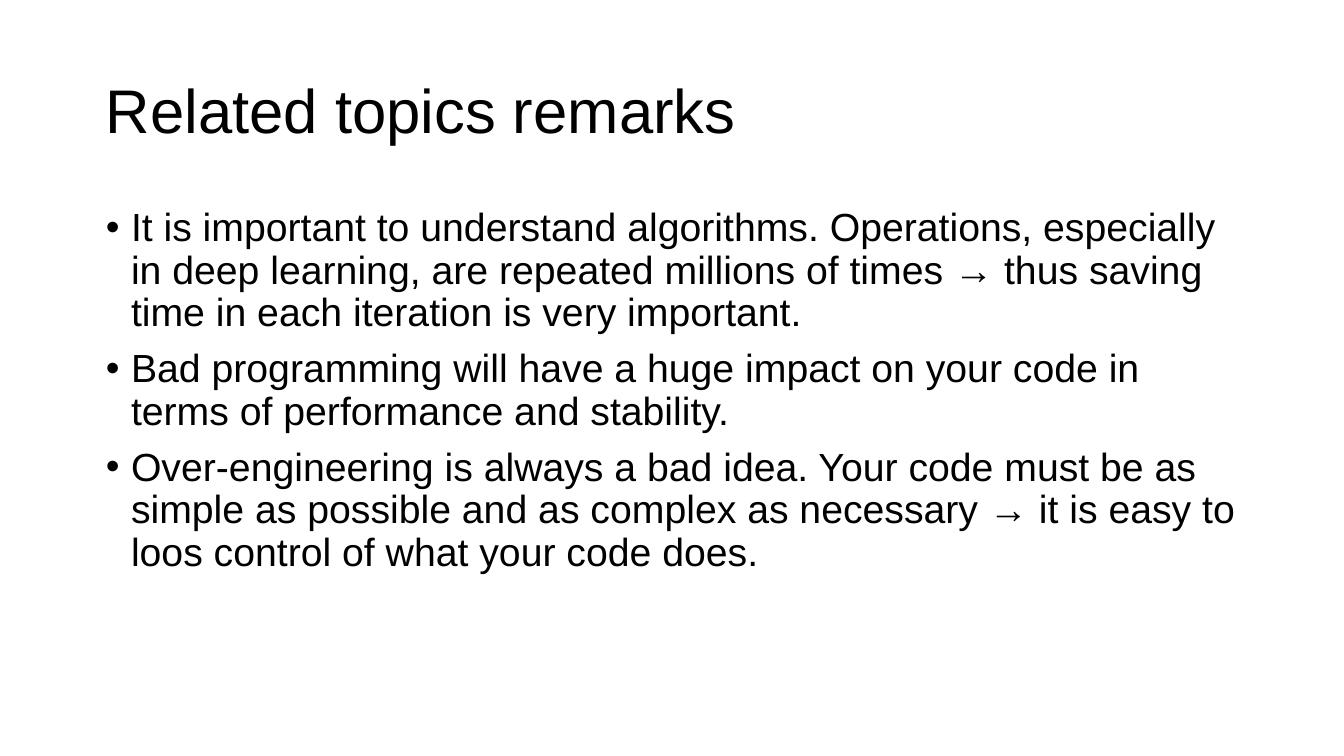
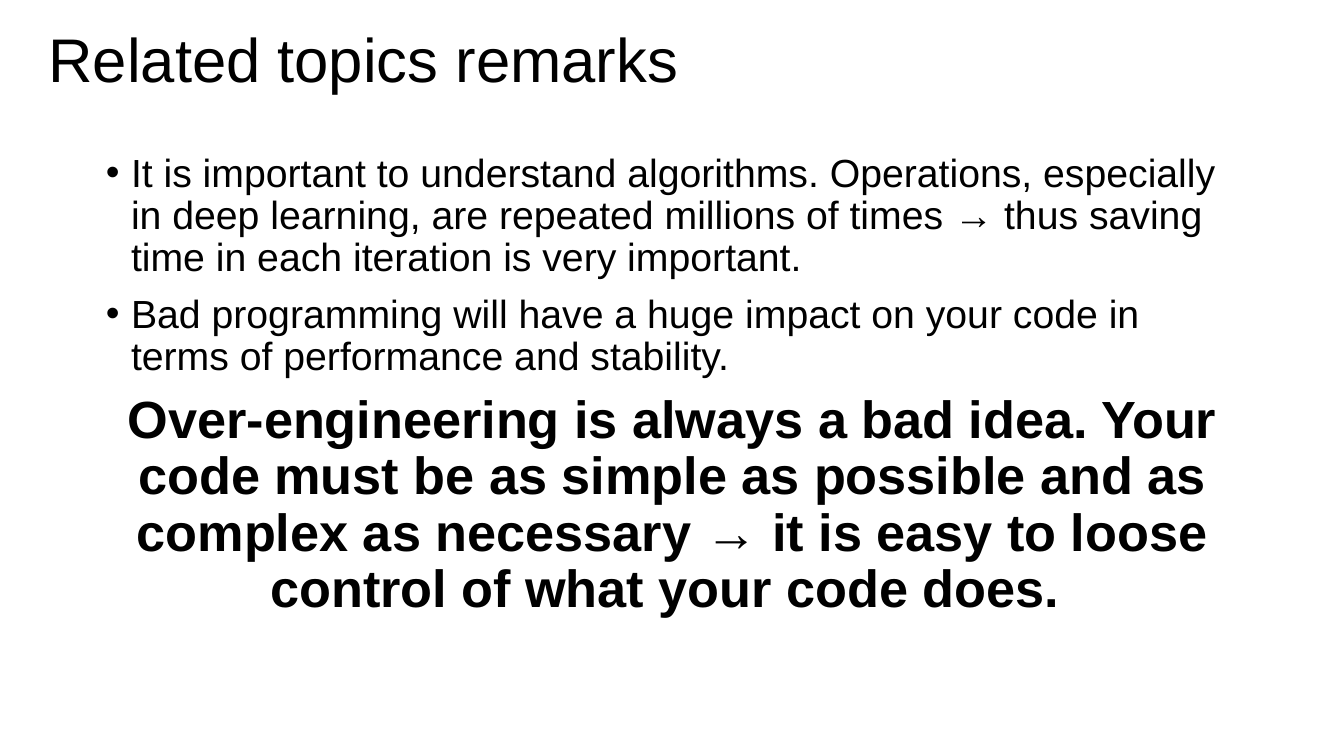
Before and after one commit to toelt-llc/MACHINE-LEARNING-SCHOOL-INAF, a slide deck: slide 49 of DAY1/04 - Introduction to python and scikit-learn/Introduction Python and Scikit-learn.pptx (slide 46 before the commit). Drawn at 1344x756 pixels with LibreOffice and Linux fonts; fonts in the diff are those of the drawing; background and template pictures are left out. Boxes give left, top, right and bottom in pixels: in the first picture for what was removed or moved away, otherwise in the second. Text is boxed around its words. In the diff, an @@ line names an element or a change of style, - is before the commit and + after.

```diff
--- a/DAY1/04 - Introduction to python and scikit-learn/Introduction Python and Scikit-learn.pptx
+++ b/DAY1/04 - Introduction to python and scikit-learn/Introduction Python and Scikit-learn.pptx
@@ title "Related topics remarks": place and size @@
-title "Related topics remarks" at <box>106,88,735,145</box>
+title "Related topics remarks" at <box>48,37,678,93</box>
@@ text "It is important to understand ...": place and size @@
-text "It is important to understand ..." at <box>131,212,1235,574</box>
+text "It is important to understand ..." at <box>128,158,1216,617</box>
@@ text at <box>128,400,1216,617</box>: text changed; size 21 to 28 pt; bold on @@
-• Over-engineering is always a bad idea. Your code must be as simple as possible and as complex as necessary → it is easy to loos control of what your code does.
+Over-engineering is always a bad idea. Your code must be as simple as possible and as complex as necessary → it is easy to loose control of what your code does.
```
Also in this commit, not shown: 3 other slides changed, 7 slides added, 4 slides removed, 6 other files.
